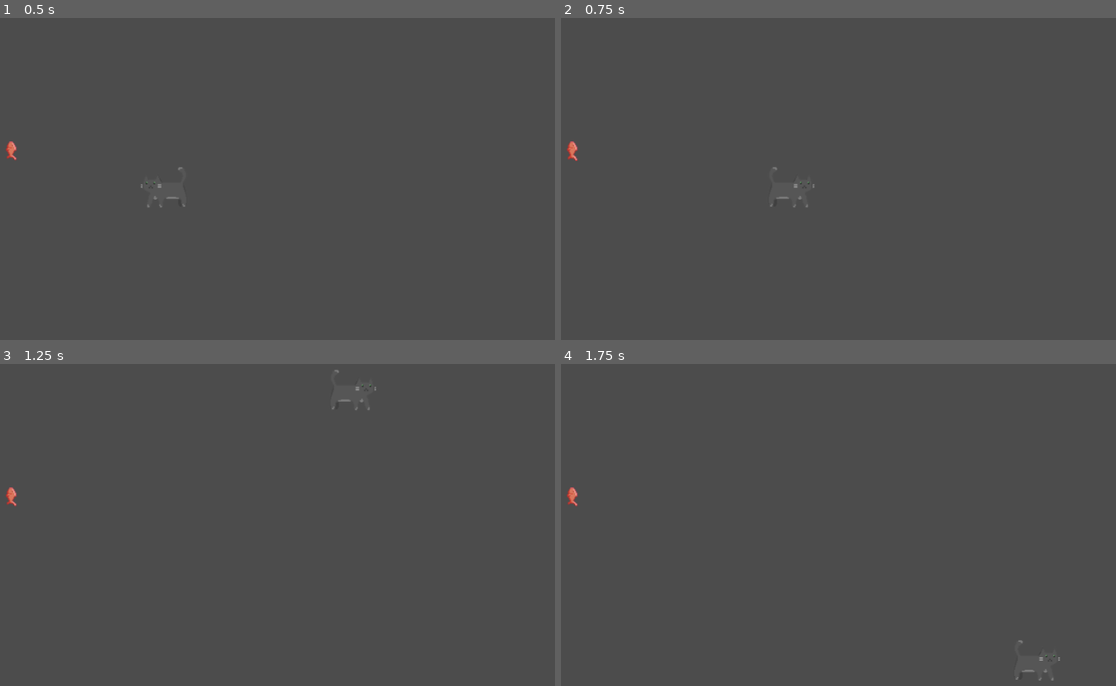
Above: before the commit, frames 1-4 (two rows, left to right).
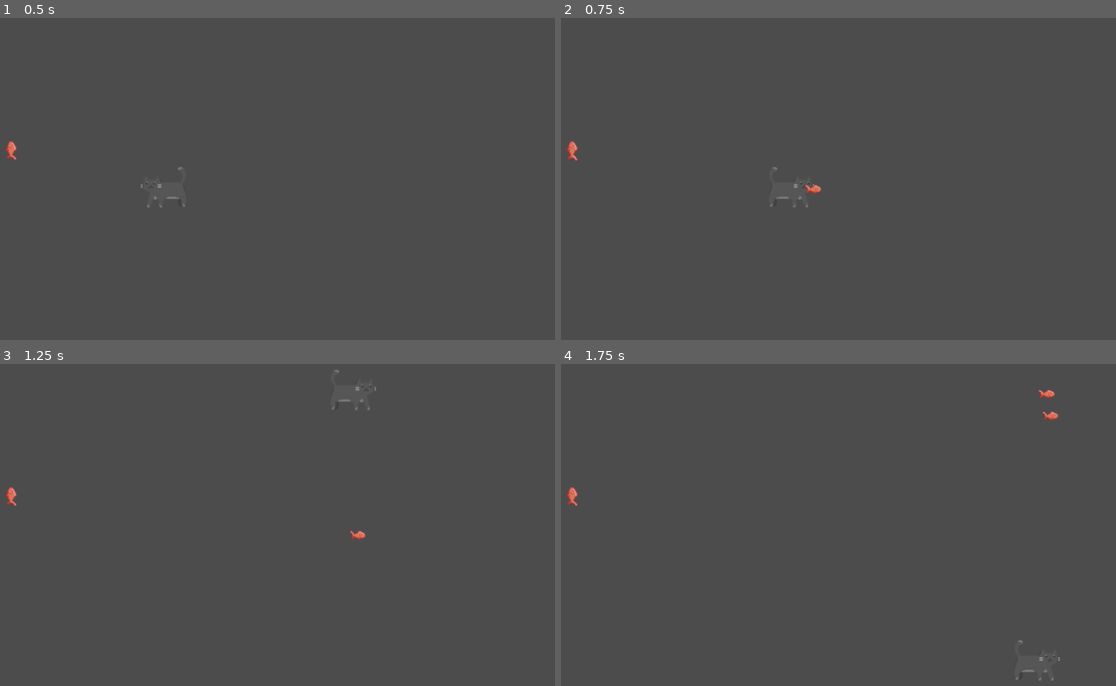
Above: after the commit, the same moments.

Repository: DanielVitoriano/-DankiCode-Sunset-Of-Caatinga
Game: Godot game, scene res://Scenes/zona_testes.tscn
The game is run twice, just before and just after one commit, with the same random seed, the same clock (stepped at 60 frames per second) and the same inputs. The project has no main scene, so this scene is started directly.
Inputs:
- Up to frame 1 (0.5 s): no input
- Up to frame 2 (0.75 s): tap Enter at 0.5 s; hold Right (ui_right) from 0.53 s (still down); tap Space (ui_fire, bound only after the commit) at 0.6 s
- Up to frame 3 (1.25 s): keep holding Right (ui_right); tap Up (ui_up) at 0.77 s
- Up to frame 4 (1.75 s): keep holding Right (ui_right); tap Space (ui_fire, bound only after the commit) at 1.25, 1.35 s; tap Up (ui_up) at 1.52 s

Frame 1 is identical in both runs. In frame 2, less than 0.1% of the frame differs, in the area x 43-47%, y 51-55%; in frame 3, less than 0.1%; in frame 4, 0.1%, in the area x 85-90%, y 8-18%.

Commit message:
V1.0
Inserido o disparo de sardinha

Diff:
--- /dev/null
+++ b/Scenes/bullet_fish.tscn
@@ -0,0 +1,29 @@
+[gd_scene load_steps=6 format=2]
+
+[ext_resource path="res://Sprites/assets/props/sardine1.png" type="Texture" id=1]
+[ext_resource path="res://Sprites/assets/props/sardine2.png" type="Texture" id=2]
+[ext_resource path="res://Scripts/bullet_fish.gd" type="Script" id=3]
+
+[sub_resource type="SpriteFrames" id=1]
+animations = [ {
+"frames": [ ExtResource( 1 ), ExtResource( 2 ) ],
+"loop": true,
+"name": "default",
+"speed": 5.0
+} ]
+
+[sub_resource type="RectangleShape2D" id=2]
+extents = Vector2( 9.83977, 5.7778 )
+
+[node name="bullet_fish" type="Area2D"]
+collision_layer = 8
+collision_mask = 2
+script = ExtResource( 3 )
+
+[node name="fish_nothing" type="AnimatedSprite" parent="."]
+frames = SubResource( 1 )
+playing = true
+
+[node name="CollisionPolygon2D" type="CollisionShape2D" parent="."]
+position = Vector2( -0.397297, -0.264866 )
+shape = SubResource( 2 )
--- a/Scenes/fish.tscn
+++ b/Scenes/fish.tscn
@@ -24,7 +24,6 @@
 script = ExtResource( 3 )
 
 [node name="area" type="Area2D" parent="."]
-scale = Vector2( 1, 1 )
 collision_layer = 4
 collision_mask = 0
 
--- a/Scripts/Player.gd
+++ b/Scripts/Player.gd
@@ -7,6 +7,11 @@
 var run_speed = 350
 var jump_speed = -1000
 var gravity = 2500
+var dir_fish = Vector2(0, -1)
+var rot_fish = false
+
+#preloads
+var pre_fish = preload("res://Scenes/bullet_fish.tscn")
 
 var velocity = Vector2()
 
@@ -19,18 +24,34 @@
 	if is_on_floor() and jump:
 		velocity.y = jump_speed
 	if right:
+		dir_fish = Vector2(1, 0)
+		rot_fish = true
 		velocity.x += run_speed
 		$cat.flip_h = true
 		$collision.position.x = 10
 		$pos_fish.position.x = 50
+		$pos_fish.rotation = 0
 
 	if left:
+		dir_fish = Vector2(-1 , 0)
+		rot_fish = false
 		velocity.x -= run_speed
 		$cat.flip_h = false
 		$collision.position.x = -10
 		$pos_fish.position.x = -50
+		$pos_fish.rotation = - 180
 
 func _physics_process(delta):
 	velocity.y += gravity * delta
 	Move()
+	Fire()
 	velocity = move_and_slide(velocity, Vector2.UP)
+
+func Fire():
+	if Input.is_action_just_pressed("ui_fire"):
+		var fish = pre_fish.instance()
+		fish.global_position = $pos_fish.global_position
+		fish.dir = dir_fish
+		fish.FlipFish(rot_fish)
+		get_parent().add_child(fish)
+		print(fish.rotation)
--- /dev/null
+++ b/Scripts/bullet_fish.gd
@@ -0,0 +1,31 @@
+extends Area2D
+
+var max_distance = 250
+
+var speed = 300
+var dano = 1
+var dir = Vector2(0, -1) setget setDir
+var live = true
+onready var pos_initial = global_position
+
+# Called when the node enters the scene tree for the first time.
+func _ready():
+	pass
+
+
+
+func _process(delta):
+	if live:
+		translate(dir * speed * delta)
+		if global_position.distance_to(pos_initial) > max_distance:
+			autoDestroi()
+
+func setDir(val):
+	dir = val
+	pass
+
+func FlipFish(boolean):
+	$fish_nothing.flip_h = boolean
+
+func autoDestroi():
+	queue_free()
--- a/project.godot
+++ b/project.godot
@@ -36,12 +36,19 @@
 , Object(InputEventKey,"resource_local_to_scene":false,"resource_name":"","device":0,"alt":false,"shift":false,"control":false,"meta":false,"command":false,"pressed":false,"scancode":87,"unicode":0,"echo":false,"script":null)
  ]
 }
+ui_fire={
+"deadzone": 0.5,
+"events": [ Object(InputEventKey,"resource_local_to_scene":false,"resource_name":"","device":0,"alt":false,"shift":false,"control":false,"meta":false,"command":false,"pressed":false,"scancode":32,"unicode":0,"echo":false,"script":null)
+, Object(InputEventMouseButton,"resource_local_to_scene":false,"resource_name":"","device":0,"alt":false,"shift":false,"control":false,"meta":false,"command":false,"button_mask":0,"position":Vector2( 0, 0 ),"global_position":Vector2( 0, 0 ),"factor":1.0,"button_index":1,"pressed":false,"doubleclick":false,"script":null)
+ ]
+}
 
 [layer_names]
 
 2d_physics/layer_1="Player"
 2d_physics/layer_2="Enemy"
 2d_physics/layer_3="Collectables"
+2d_physics/layer_4="Bullet"
 
 [physics]
 
